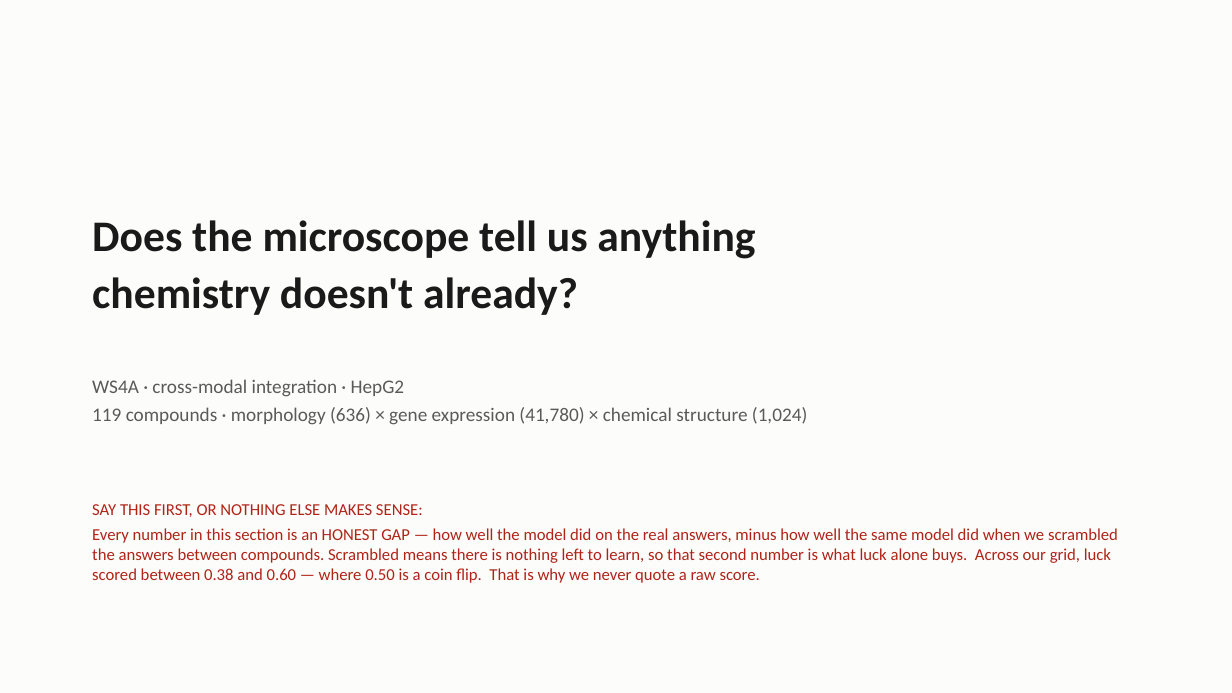
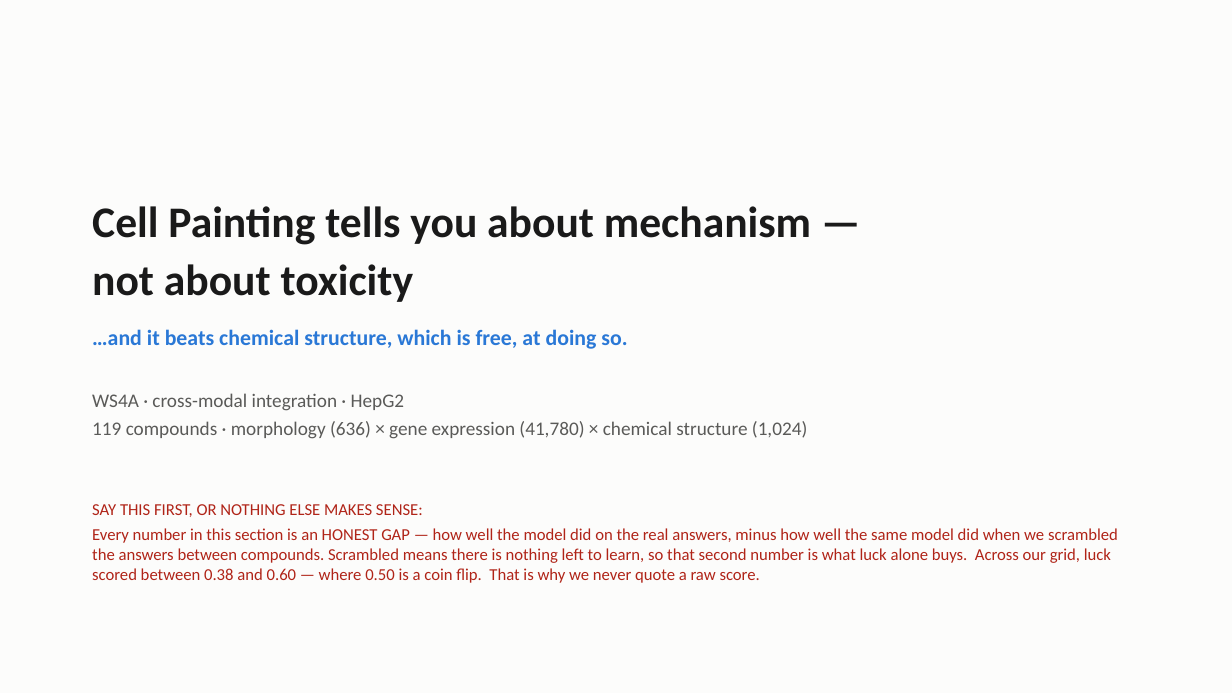
Before and after one commit to Arkkienkeli/hackathon_crossmodal_stream, a slide deck: slide 1 of WS4A_presentation_pack/WS4A_slides.pptx. Drawn at 1232x693 pixels with LibreOffice and Linux fonts; fonts in the diff are those of the drawing. Boxes give left, top, right and bottom in pixels: in the first picture for what was removed or moved away, otherwise in the second. Text is boxed around its words. In the diff, an @@ line names an element or a change of style, - is before the commit and + after.

```diff
--- a/WS4A_presentation_pack/WS4A_slides.pptx
+++ b/WS4A_presentation_pack/WS4A_slides.pptx
@@ text added at (92, 206, 811, 302), 34 pt, text #1A1A1A, bold @@
+Cell Painting tells you about mechanism —
+not about toxicity
@@ text removed at (92, 220, 755, 315) @@
-Does the microscope tell us anything
-chemistry doesn't already?
@@ text added at (92, 329, 627, 349), 17 pt, text #2A78D6, bold @@
+…and it beats chemical structure, which is free, at doing so.
@@ text "WS4A · cross-modal integration · ...": place and size @@
-text "WS4A · cross-modal integration · ..." at (92, 379, 807, 425)
+text "WS4A · cross-modal integration · ..." at (92, 393, 807, 439)
```
Also in this commit, not shown: 5 other slides changed, 3 other files.
